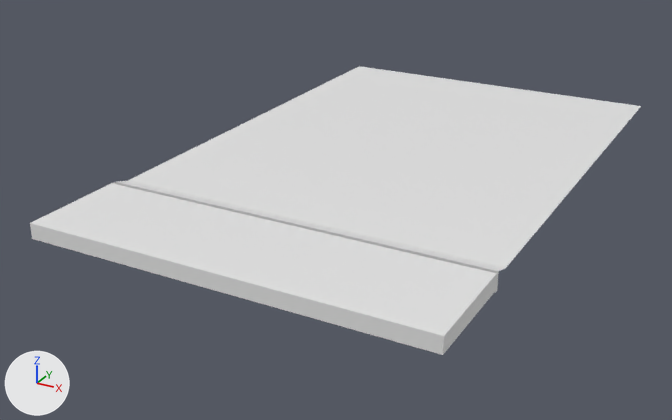
The Blender file University Environment Assets/Road _1.blend, before and after one commit.
The view is the same before and after, from a camera (50 mm lens) standing at (4.09, -11.8, 3.35) and looking at (-0.39, -3.65, -0.72). Every picture has the same lights, and +X, +Y and +Z are marked at lower left. The picture after the commit comes second.
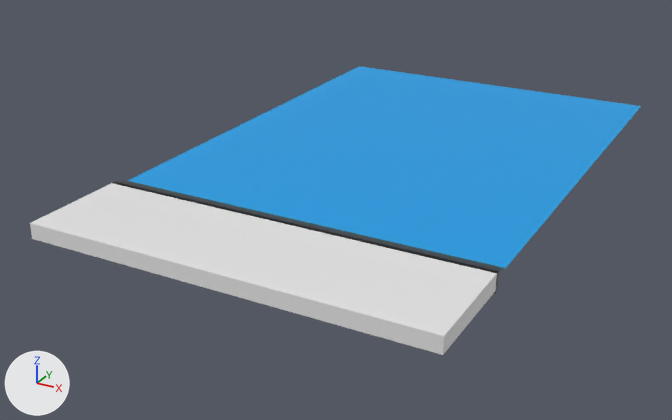
Commit message: Update Road Assets

Pixel boxes (x1, y1, x2, y2) of what changed, in the pictures (672 x 420 px):
part 1 of me_cube, recoloured
    both: (113, 181, 505, 293)
part 2 of me_cube, recoloured (white to blue)
    both: (128, 66, 641, 268)

What changed in the scene script:
```text
Add mat_bloak:
    mat_bloak = principled_material('Bloak')
    mat_bloak.base_color = (0.0363, 0.0363, 0.0363)  # dark grey #363636
Add mat_road:
    mat_road = principled_material('road')
    mat_road.base_color = (0.0, 0.348, 0.8)  # blue #009fe7
Add mat_sand:
    mat_sand = principled_material('sand')
    mat_sand.base_color = (0.03, 0.8, 0.0)  # green #30e700
Change me_cube:
    where me_cube.from_pydata(...)  # 108 vertices, 99 faces; spans x -2.01..2.01, y -6.42..0.0, z -0.4..-0.13
    used by ob_cube; location = (0.0, 0.0, 0.0)
    me_cube part 1: 53 of the faces centred in x -2.01..2.01, y -6.21..-5.19, z -0.4..-0.16 switch from mat_material (white #e7e7e7) to mat_bloak (dark grey #363636)
    me_cube part 2: all 5 faces centred in x -1.71..1.71, y -2.55, z -0.19 switch from mat_material (white #e7e7e7) to mat_road (blue #009fe7)
    add me_cube.materials.append(mat_sand)  # green #30e700
```
